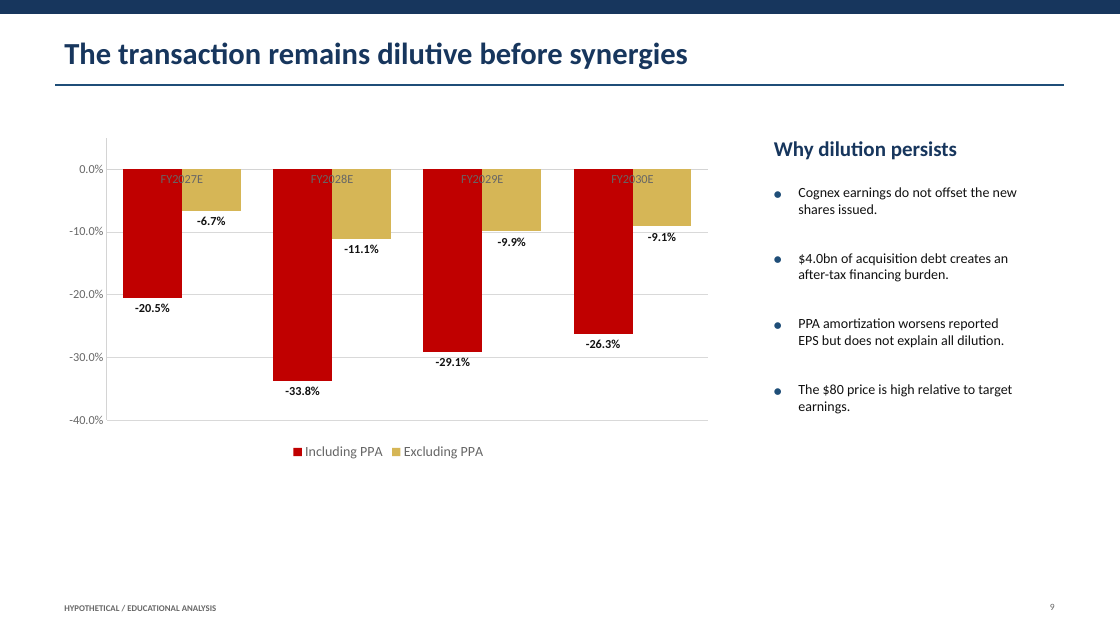
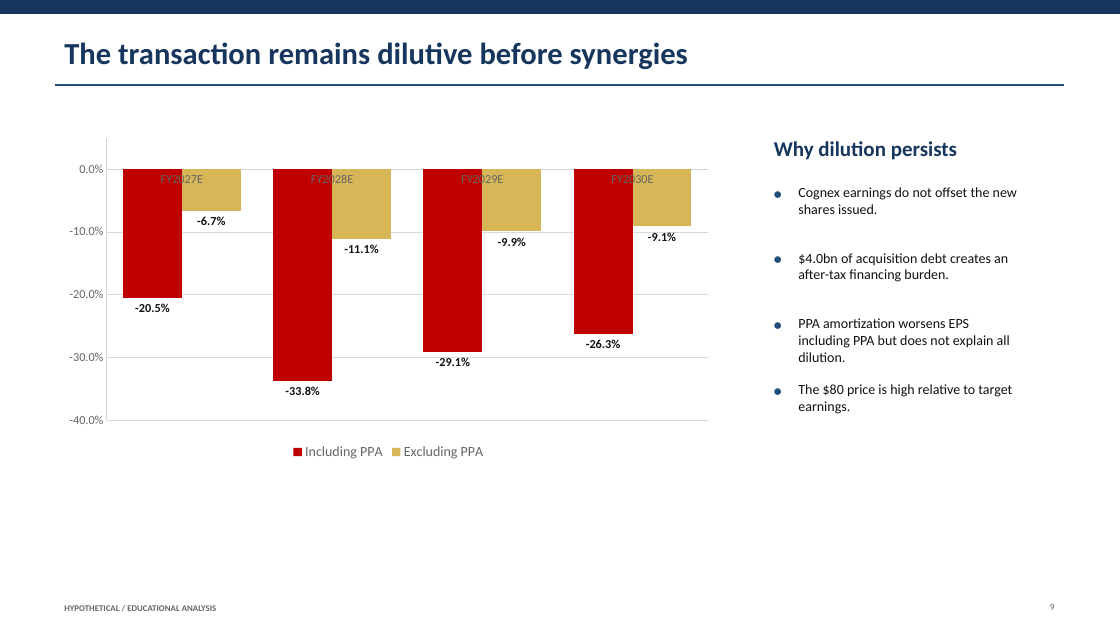
Before and after one commit to rdravid2005/ma-valuation-transaction-analysis, a slide deck: slide 9 of 05_pitchbook/MA_Transaction_Pitchbook.pptx. Drawn at 1120x630 pixels with LibreOffice and Linux fonts; fonts in the diff are those of the drawing. Boxes give left, top, right and bottom in pixels: in the first picture for what was removed or moved away, otherwise in the second. Text is boxed around its words. In the diff, an @@ line names an element or a change of style, - is before the commit and + after.

```diff
--- a/05_pitchbook/MA_Transaction_Pitchbook.pptx
+++ b/05_pitchbook/MA_Transaction_Pitchbook.pptx
@@ text at (x1=798, y1=318, x2=1010, y2=362): text changed @@
-PPA amortization worsens reported EPS but does not explain all dilution.
+PPA amortization worsens EPS including PPA but does not explain all dilution.
```
Also in this commit, not shown: 14 other files.
